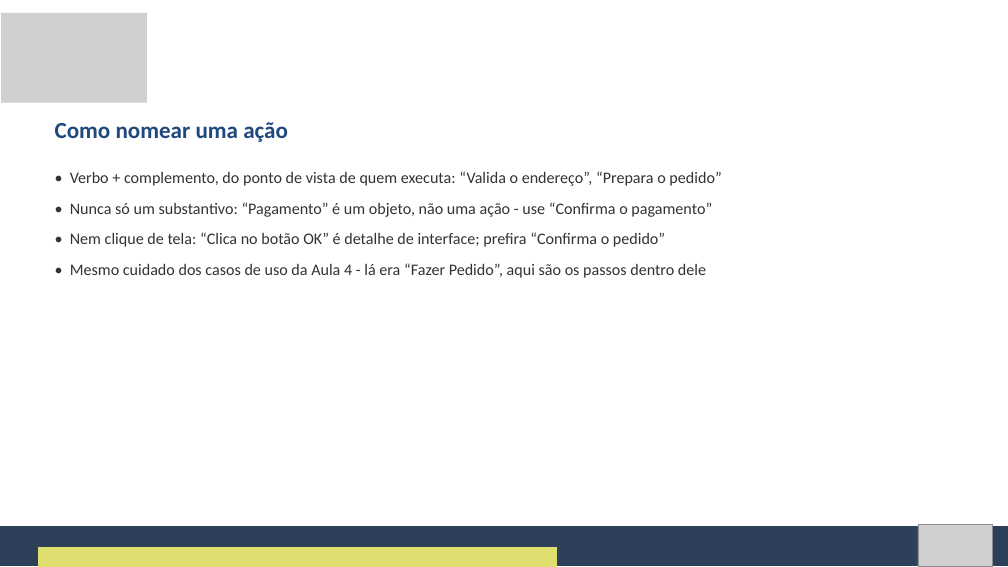
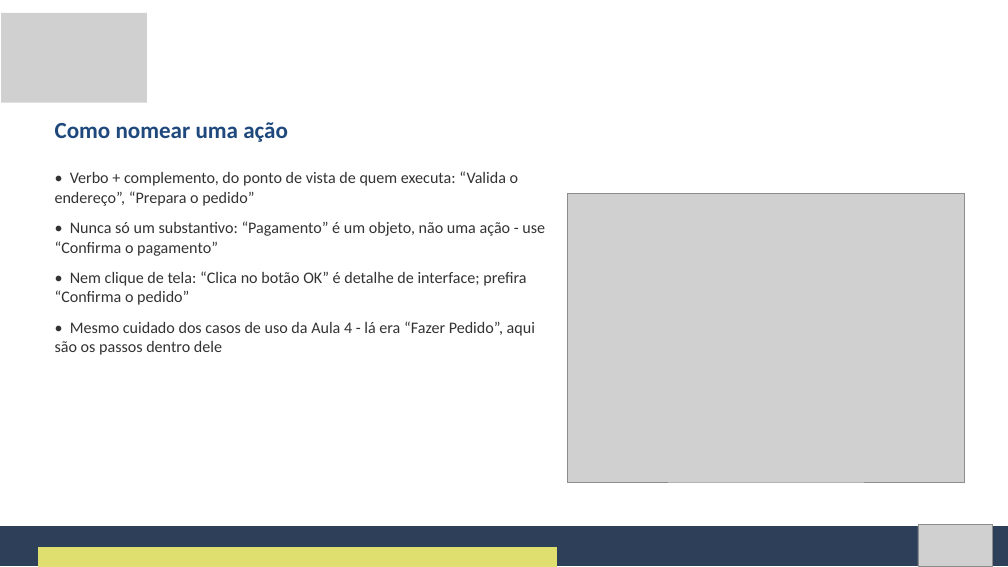
Before and after one commit to Natan20/Curso-Modelagem-De-Sistemas-Material, a slide deck: slide 20 of Aula 07 - 02-10-2026/Aula 7 - Slides.pptx. Drawn at 1008x567 pixels with LibreOffice and Linux fonts; fonts in the diff are those of the drawing; grey boxes stand for pictures. Boxes give left, top, right and bottom in pixels: in the first picture for what was removed or moved away, otherwise in the second. Text is boxed around its words. In the diff, an @@ line names an element or a change of style, - is before the commit and + after.

```diff
--- a/Aula 07 - 02-10-2026/Aula 7 - Slides.pptx
+++ b/Aula 07 - 02-10-2026/Aula 7 - Slides.pptx
@@ text "• Verbo + complemento, do ..." rewrapped from <box>70,171,721,278</box> to <box>55,171,545,355</box> @@
@@ picture added at <box>568,193,964,482</box> @@
```
Also in this commit, not shown: 13 other slides changed.
